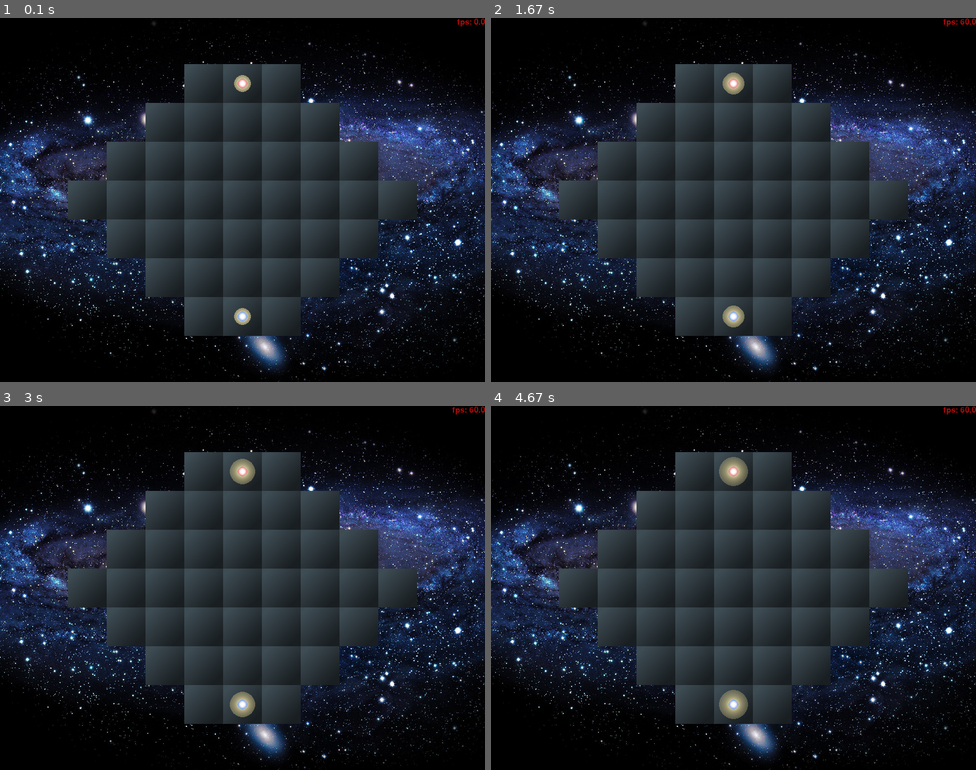
Above: before the commit, frames 1-4 (two rows, left to right).
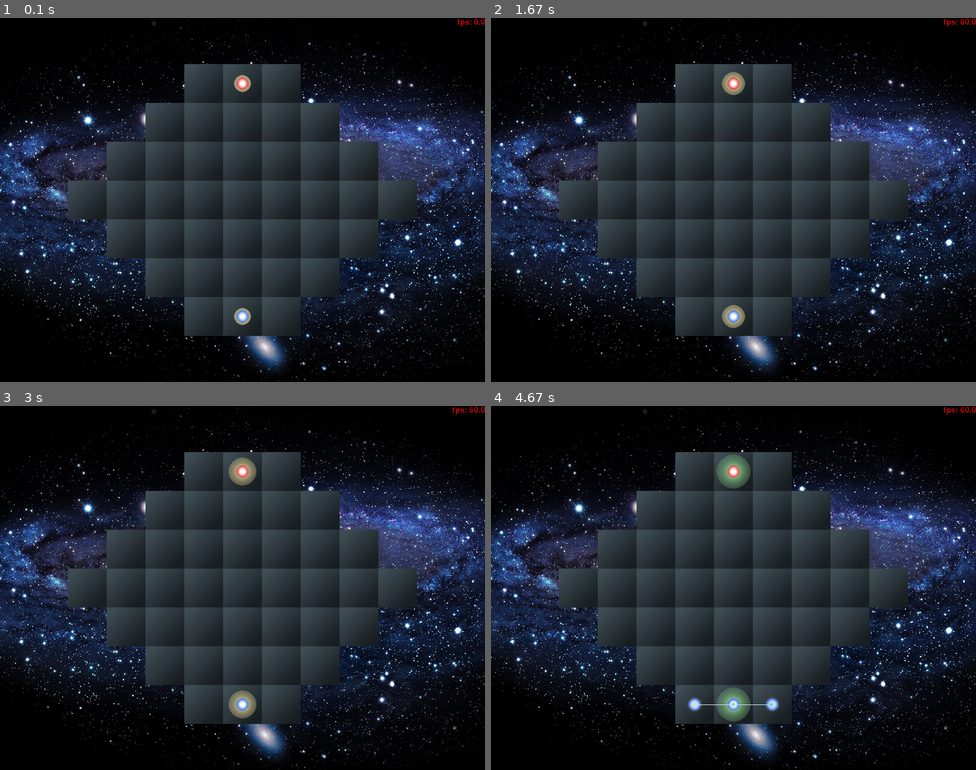
Above: after the commit, the same moments.

Repository: five-elephants/a_game
Game: pygame game, started from a_game.py
The game is run twice, just before and just after one commit, with the same random seed, the same clock (stepped at 60 frames per second) and the same inputs. The source is Python 2; it was converted automatically to run under Python 3.
Inputs (mouse positions are in pixels of both pictures, inside the frame that each line leads up to):
- Up to frame 1 (0.1 s): no input
- Up to frame 2 (1.67 s): click (733, 200) at 0.38 s
- Up to frame 3 (3 s): no input
- Up to frame 4 (4.67 s): no input

The runs differ from the first frame. In frame 1, less than 0.1% of the frame differs, in the area x 48-52%, y 16-84%; in frame 2, 0.1%; in frame 3, 0.2%; in frame 4, 1.0%, in the area x 40-60%, y 13-87%.

Commit message:
some stuff

Diff:
--- a/grid.py
+++ b/grid.py
@@ -48,7 +48,7 @@
     pygame.draw.circle(self.image,
         res.resources.player_colors[self.owner],
         self.image.get_rect().center,
-        int(round((self.image.get_width()/8))))
+        int(round((self.image.get_width()/4-6))))
 
     pygame.draw.circle(self.image,
                        res.resources.point_inner_color,
@@ -151,9 +151,9 @@
       #color_scale = math.exp(-math.sin(self.timer / interval * math.pi))
       t = min(self.timer, interval)
       color_scale = min(1.0, math.exp(-t/0.1) + math.exp((t - interval)/0.01))
-      color = pygame.Color(int(color_scale * 255),
-                           int(color_scale * 255),
-                           int(color_scale * 255),
+      color = pygame.Color(int(color_scale * res.resources.player_colors[self.owner].r),
+                           int(color_scale * res.resources.player_colors[self.owner].g),
+                           int(color_scale * res.resources.player_colors[self.owner].b),
                            255)
       pygame.draw.aaline(self.image, color, a, b, 0)
     else:
--- a/rules.py
+++ b/rules.py
@@ -6,17 +6,17 @@
 
   def __init__(self):
     self.source_thresh = 0.5
-    self.growth_rate = 0.08
+    self.growth_rate = 0.11
     self.shrink_rate = 0.01
     self.value_max = 1.0
     self.value_min = 0.05
     self.kill_value = 0.05
     self.new_point_val = 0.2
-    self.transport_interval = 1.2
-    self.transport_value = 0.07
-    self.attack_interval = 0.8
-    self.attack_invest = 0.07
-    self.attack_damage = 0.035
+    self.transport_interval = 1.0
+    self.transport_value = 0.05
+    self.attack_interval = 1.2
+    self.attack_invest = 0.09
+    self.attack_damage = 0.026
 
   def get_point_state(self, value):
     if value < self.source_thresh: state = 0
--- a/test_agent.py
+++ b/test_agent.py
@@ -8,7 +8,7 @@
 
     self.expand_thresh = 0.9
     self.outbound_per_point = 2
-    self.attack_advantage = 3
+    self.attack_advantage = 6
     self.attacker_outbound = 0
 
   def work(self):
